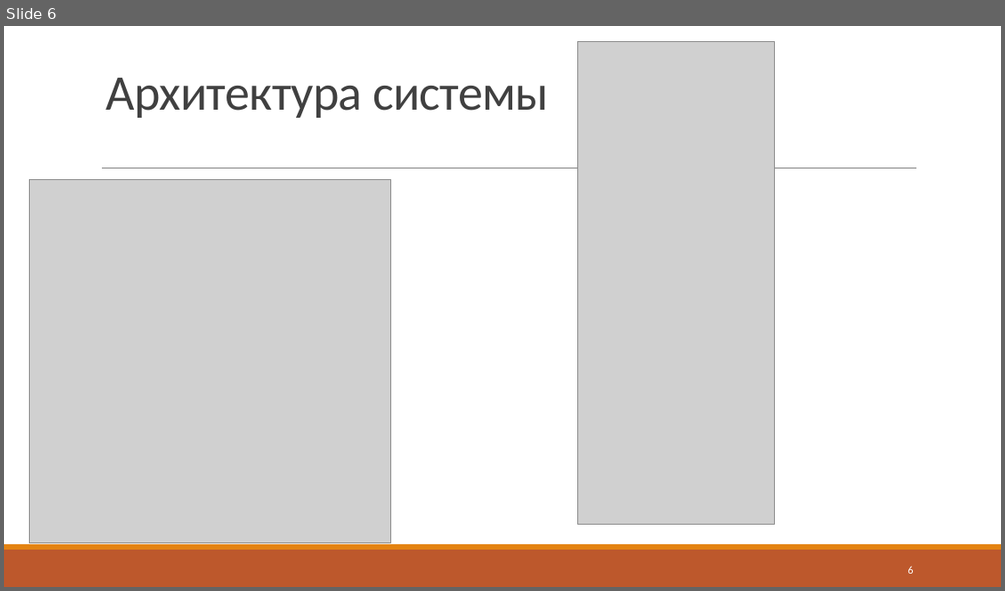
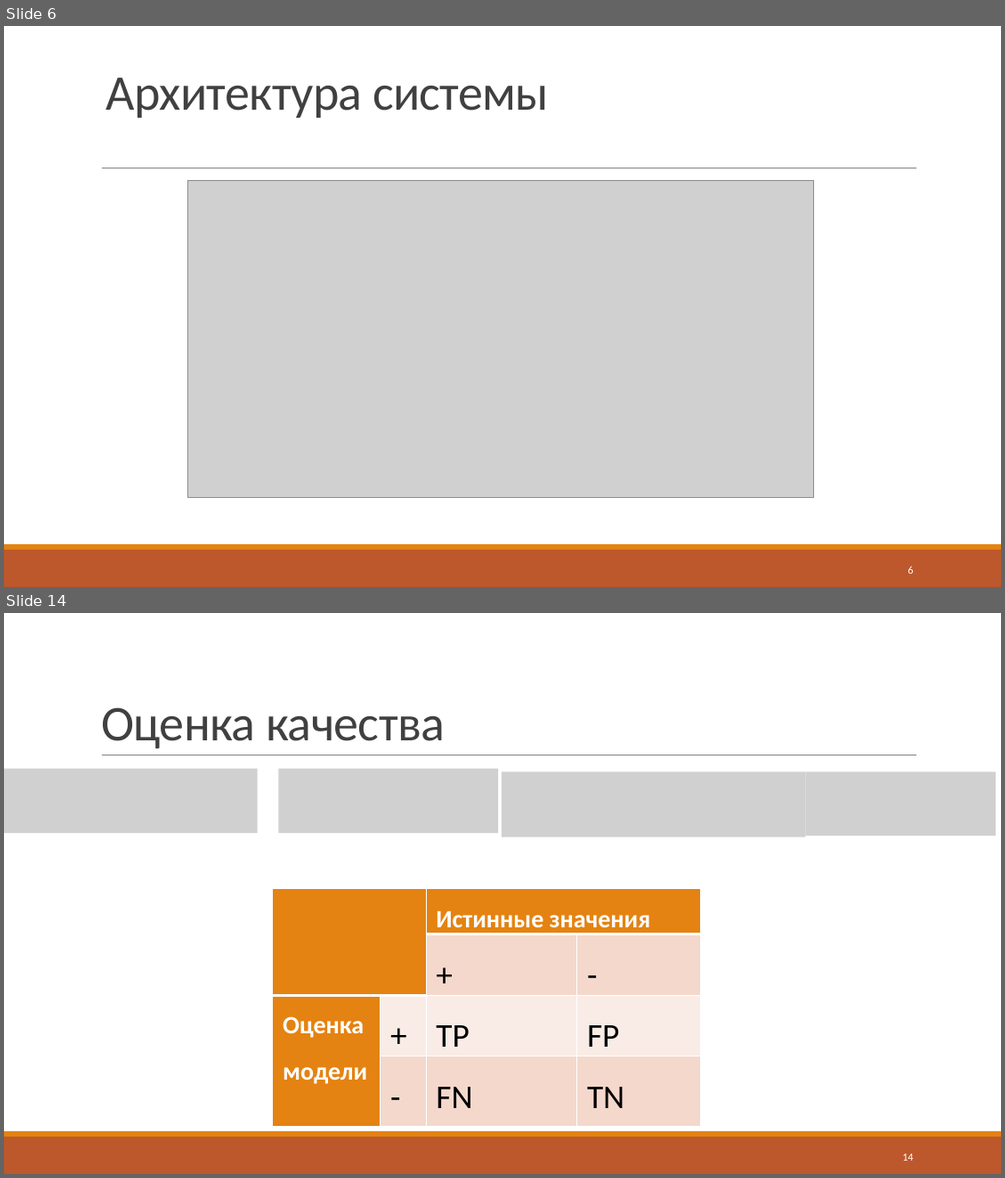
Before and after one commit to J-CITY/METADATA-EXTRACTOR, a slide deck: report.pptx. Shown one above the other, each under a label of ours: slide 6 before the commit, slides 6 and 14 after it; the slides between them are not shown. The pictures are 1005x591 and 1005x1178 pixels, drawn with LibreOffice and Linux fonts; fonts in the diff are those of the drawing; grey boxes stand for pictures. Boxes give left, top, right and bottom in pixels: in the first picture for what was removed or moved away, otherwise in the second. Text is boxed around its words. In the diff, an @@ line names an element or a change of style, - is before the commit and + after.

```diff
--- a/report.pptx
+++ b/report.pptx
@@ slide 14 added at [4, 613, 1001, 1174], background #FFFFFF; not listed: 3 template elements that a slide beside it also shows @@
@@ title added at [101, 707, 445, 748], 48 pt, text #404040 @@
+Оценка качества
@@ picture added at [4, 769, 258, 833] @@
@@ picture added at [278, 769, 498, 833] @@
@@ picture added at [502, 771, 806, 836] @@
@@ picture added at [806, 771, 995, 835] @@
@@ table added at [273, 888, 700, 1111], 4 rows, 4 columns @@
+ |  | Истинные значения | 
+ |  | + | -
+Оценка модели | + | TP | FP
+ | - | FN | TN
@@ page number added at [902, 1153, 913, 1160], 10.5 pt, text #FFFFFF @@
+14
@@ slide 6 changed as well @@
@@ picture removed at [578, 42, 775, 524] @@
@@ picture removed at [29, 179, 390, 543] @@
@@ picture added at [188, 181, 813, 497] @@
```
Also in this commit, not shown: 5 other slides changed, 7 other slides added, 2 other files.
